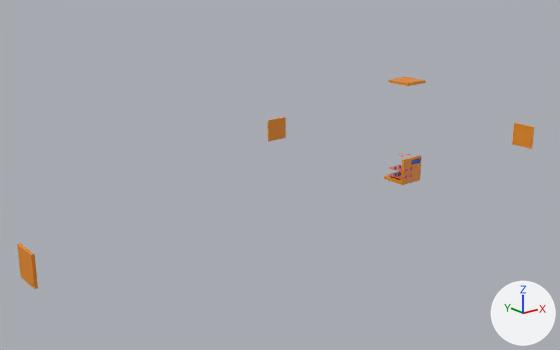
The Blender file mobilemedibox.blend, before and after one commit.
Both versions are drawn from a 50 mm camera at (-44.0, -38.6, 18.6) aimed at (-7.5, 7.1, 0.3). Arrows for +X, +Y and +Z are at lower right; the lights stay in place.

Script lines for the objects in view, before the commit:
```python
me_cube_002 = bpy.data.meshes.new('Cube.002')
me_cube_002.from_pydata(...)  # a box spanning x -1.0..-0.8, y 0.0..2.0, z 0.0..2.0
me_cube_002.materials.append(mat_material_003)  # orange #ee8f1f
me_cube_003 = bpy.data.meshes.new('Cube.003')
me_cube_003.from_pydata(...)  # a box spanning x -1.0..1.0, y 1.81..2.01, z 0.0..2.0
me_cube_003.materials.append(mat_material_003)  # orange #ee8f1f
me_cube_007 = bpy.data.meshes.new('Cube.007')
me_cube_007.from_pydata(...)  # a box spanning x -1.0..1.0, y 0.0..2.0, z 1.8..2.0
me_cube_007.materials.append(mat_material_003)  # orange #ee8f1f
me_cube_009 = bpy.data.meshes.new('Cube.009')
me_cube_009.from_pydata(...)  # a box spanning x 0.8..1.0, y 0.0..2.0, z 0.0..2.0
me_cube_009.materials.append(mat_material_003)  # orange #ee8f1f
ob_cube_001 = bpy.data.objects.new('Cube.001', me_cube_003)
ob_cube_001.location = (0.0, 15.0, 0.0)
ob_cube_002 = bpy.data.objects.new('Cube.002', me_cube_002)
ob_cube_002.location = (-29.3, 0.0, 0.0)
ob_cube_003 = bpy.data.objects.new('Cube.003', me_cube_009)
ob_cube_003.location = (15.0, 0.0, 0.0)
ob_cube_005 = bpy.data.objects.new('Cube.005', me_cube_007)
ob_cube_005.location = (0.0, 0.0, 5.92)
```
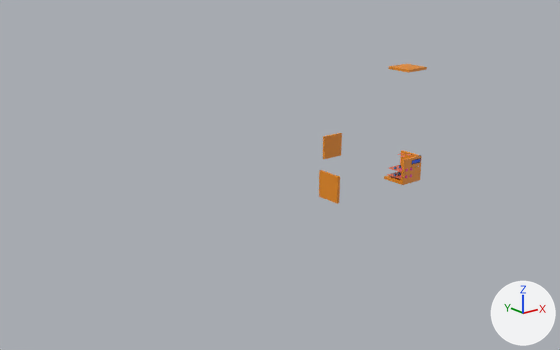
Changed parts and their boxes [x1, y1, x2, y2] in the pictures (560 x 350 px):
'Cube.002', moved
    before: [17, 243, 38, 289]
    after: [319, 170, 340, 204]
'Cube.001', moved
    before: [268, 117, 286, 141]
    after: [323, 133, 342, 159]
'Cube.003', moved
    before: [512, 123, 534, 149]
    after: [400, 150, 421, 165]
'Cube.005', moved
    before: [388, 77, 426, 86]
    after: [389, 64, 427, 73]

What changed in the scene script:
```text
Change ob_cube_001:
    ob_cube_001.location: (0.0, 15.0, 0.0) -> (0.0, 7.28, 0.0)
Change ob_cube_005:
    ob_cube_005.location: (0.0, 0.0, 5.92) -> (0.0, 0.0, 6.93)
Change ob_cube_002:
    ob_cube_002.location: (-29.3, 0.0, 0.0) -> (-6.85, 0.0, 0.0)
Change ob_cube_003:
    ob_cube_003.location: (15.0, 0.0, 0.0) -> (0.0, 0.0, 0.0)
```
